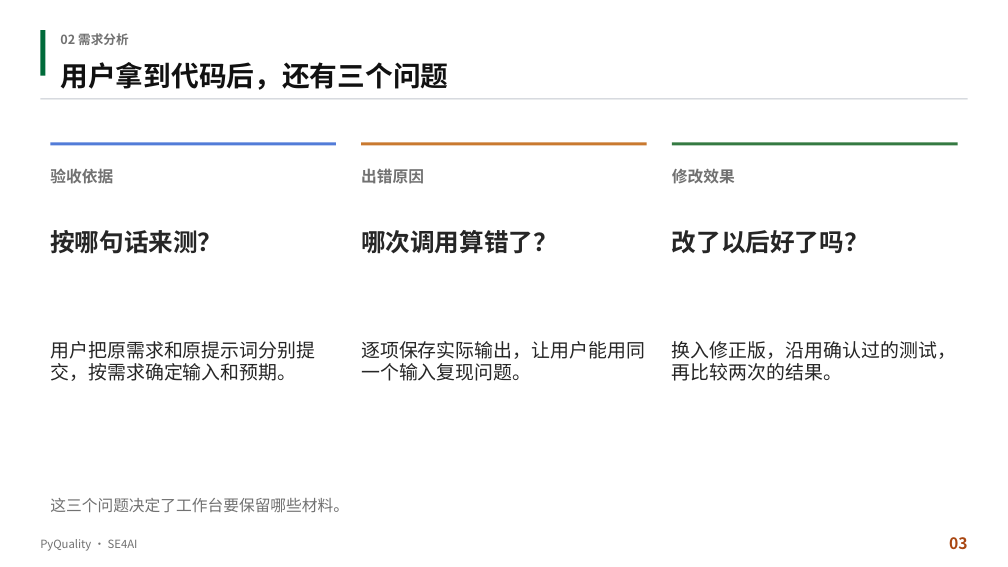
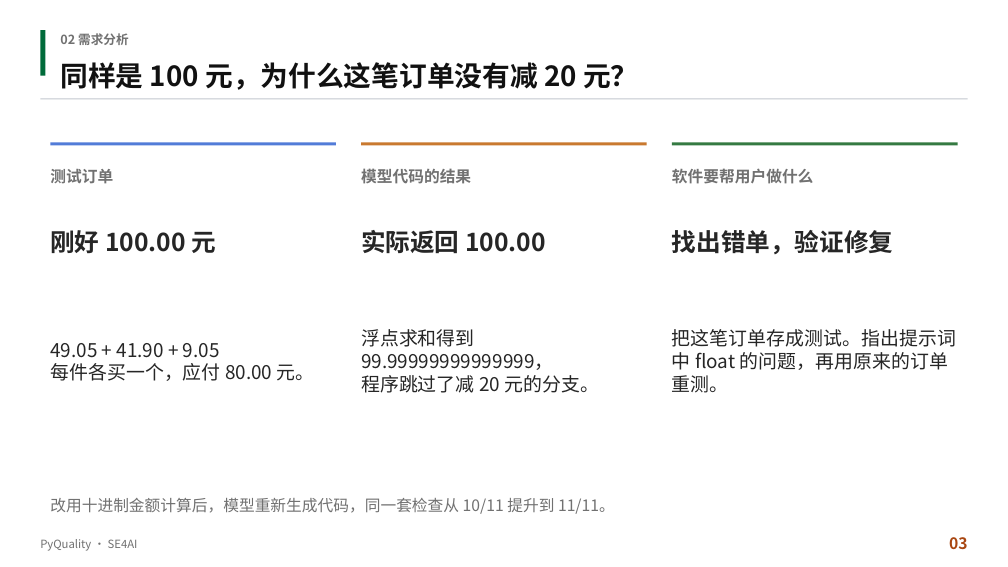
Before and after one commit to aCuttlefish/PyQuality, a slide deck: slide 3 of course-delivery/docs/汇报与实机演示/PyQuality_终期汇报.pptx. Drawn at 1008x567 pixels with LibreOffice and Linux fonts; fonts in the diff are those of the drawing. Boxes give left, top, right and bottom in pixels: in the first picture for what was removed or moved away, otherwise in the second. Text is boxed around its words. In the diff, an @@ line names an element or a change of style, - is before the commit and + after.

```diff
--- a/course-delivery/docs/汇报与实机演示/PyQuality_终期汇报.pptx
+++ b/course-delivery/docs/汇报与实机演示/PyQuality_终期汇报.pptx
@@ text at (x1=60, y1=62, x2=638, y2=90): text changed @@
-用户拿到代码后，还有三个问题
+同样是 100 元，为什么这笔订单没有减 20 元？
@@ text at (x1=50, y1=169, x2=113, y2=184): text changed @@
-验收依据
+测试订单
@@ text at (x1=361, y1=169, x2=471, y2=184): text changed @@
-出错原因
+模型代码的结果
@@ text at (x1=672, y1=168, x2=813, y2=184): text changed @@
-修改效果
+软件要帮用户做什么
@@ text at (x1=50, y1=230, x2=216, y2=253): text changed @@
-按哪句话来测？
+刚好 100.00 元
@@ text at (x1=361, y1=230, x2=546, y2=253): text changed @@
-哪次调用算错了？
+实际返回 100.00
@@ text at (x1=672, y1=230, x2=893, y2=254): text changed @@
-改了以后好了吗？
+找出错单，验证修复
@@ text at (x1=361, y1=329, x2=599, y2=393): text changed @@
-逐项保存实际输出，让用户能用同一个输入复现问题。
+浮点求和得到
+99.99999999999999，
+程序跳过了减 20 元的分支。
@@ text at (x1=672, y1=329, x2=956, y2=393): text changed @@
-换入修正版，沿用确认过的测试，再比较两次的结果。
+把这笔订单存成测试。指出提示词中 float 的问题，再用原来的订单重测。
@@ text at (x1=50, y1=343, x2=315, y2=381): text changed @@
-用户把原需求和原提示词分别提交，按需求确定输入和预期。
+49.05 + 41.90 + 9.05
+每件各买一个，应付 80.00 元。
@@ text at (x1=50, y1=498, x2=615, y2=514): text changed @@
-这三个问题决定了工作台要保留哪些材料。
+改用十进制金额计算后，模型重新生成代码，同一套检查从 10/11 提升到 11/11。
```
Also in this commit, not shown: 4 other slides changed, 4 other files.
